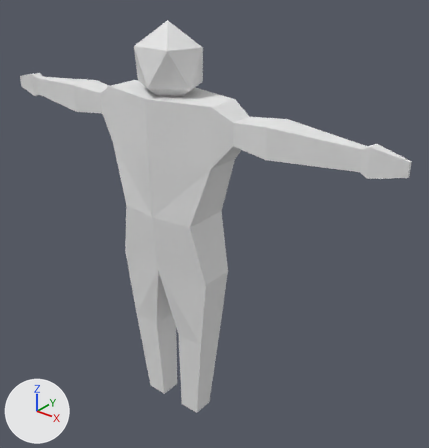
A saved change to the Blender file HungryHumans/Assets/models/HumanRigged.blend.
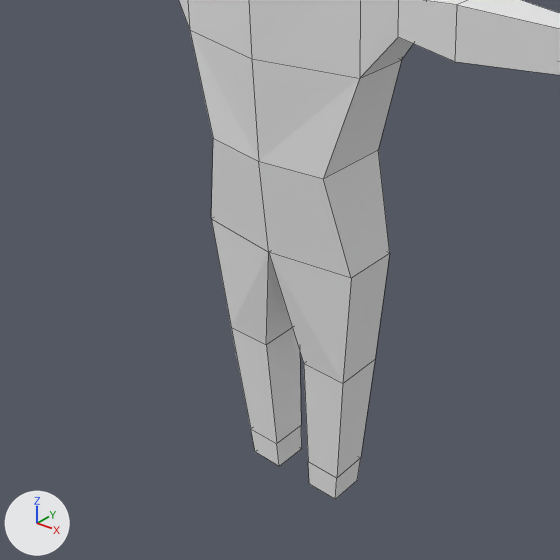
There are two pictures of each version: one whole from a camera (50 mm lens) standing at (5.92, -6.35, 7.7) and looking at (0.49, 0.44, 3.49), one close up on the part from 1% to 76% of the width and 28% to 100% of the height. Arrows for +X, +Y and +Z are at lower left; the lights stay in place. The close-ups show mesh edges as thin lines.
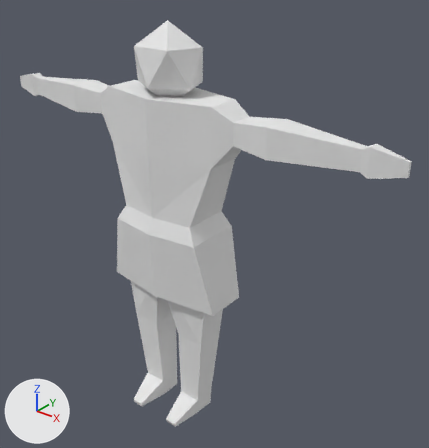
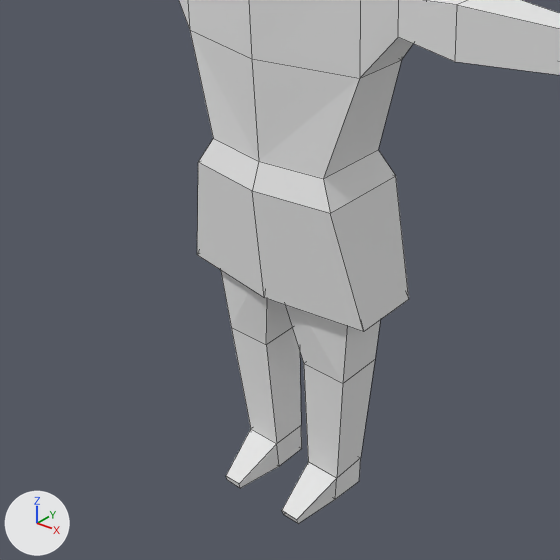
Changed parts and their boxes (x1, y1, x2, y2) in the close-ups (560 x 560 px):
'Cube', reshaped: before (179, 0, 560, 499); after (179, 0, 560, 524)
part 1 of me_cube, built on: before (211, 139, 390, 278); after (197, 139, 409, 332)
part 2 of me_cube, built on: before (251, 429, 361, 499); after (226, 429, 361, 524)

The edits, one by one:
me_cube is used by ob_cube; location (0.0, 0.0, 0.0); rotation (0.0, 0.0, 1.571), in degrees (0, 0, 90).
Verts and faces of me_cube; kept vertices keep their numbers, new ones are numbered from 100.
Before the commit, vertices of me_cube: 16 (0.18, 0.58, -0.02), 17 (-0.18, 0.58, -0.02) at pixel (255, 451), 19 (-0.18, 0.21, -0.02) at pixel (279, 466), 56 (0.18, -0.58, -0.02) at pixel (357, 480), 57 (-0.18, -0.58, -0.02) at pixel (335, 499).
Before the commit, vertices of me_cube: 59 (-0.18, -0.21, -0.02) at pixel (309, 483), 94 (-0.19, -0.61, 0.3) at pixel (336, 478), 95 (-0.19, -0.22, 0.3) at pixel (308, 461), 98 (-0.19, 0.61, 0.29) at pixel (250, 428), 99 (-0.19, 0.22, 0.29) at pixel (276, 443).
me_cube had 100 vertices, 106 faces and spanned x -0.49..0.5, y -3.68..3.68, z -0.02..6.64.
me_cube now has 120 vertices, 127 faces and spans x -0.7..0.58, y -3.68..3.68, z -0.02..6.64.
Part 1, on me_cube:
6 faces are deleted.
12 vertices are added at x -0.57..0.58, y -1.08..1.08, z 2.37..3.54.
19 new faces join them.
Part 2, on me_cube:
Faces deleted: (17, 19, 99, 98), (57, 94, 95, 59).
Vertex 16 moves to (0.18, 0.6, -0.02).
Vertex 56 moves to (0.18, -0.6, -0.02), pixel (359, 481).
New vertex 100 is at (-0.67, -0.51, -0.02), pixel (298, 523).
New vertex 101 is at (-0.7, -0.51, 0.06), pixel (296, 519).
New vertex 102 is at (-0.68, 0.3, -0.02), pixel (240, 488).
New vertices 103, 104, 105 stand at vertices 100, 101, 102, in that order, plus (0.0, 0.2, 0.0).
New vertex 118 is at (-0.69, 0.51, 0.05), pixel (225, 475).
New vertex 119 is at (-0.69, 0.3, 0.05), pixel (239, 483).
New faces: (98, 118, 119, 99), (57, 100, 103, 59), (100, 101, 104, 103), (94, 95, 104, 101), (57, 94, 101, 100), (59, 103, 104, 95).
New faces: (102, 119, 118, 105), (17, 105, 118, 98), (19, 99, 119, 102), (17, 19, 102, 105).
